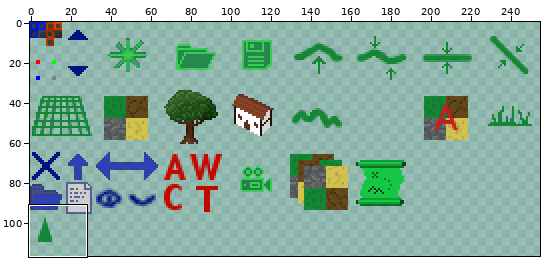
Sprite sheet, stored at data/gui.png. Above, an overview of the earlier version with the close-up marked.
Close-up. Before the edit:
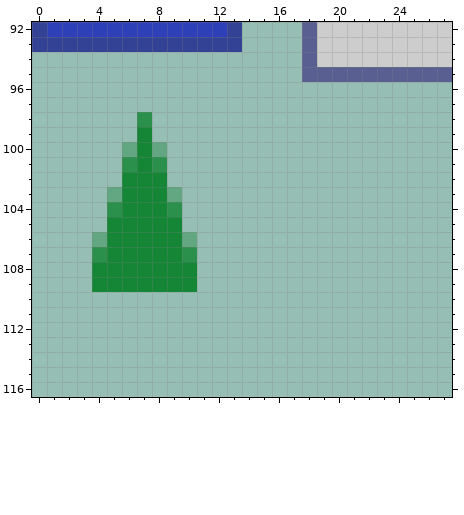
The file is 256x256 pixels. Pixels under 10% opacity are left out. Colours within 5 levels of each other are drawn and written as one. Shown: x 0..27, y 92..116. The wide view leaves out empty margins.
The same view after the edit:
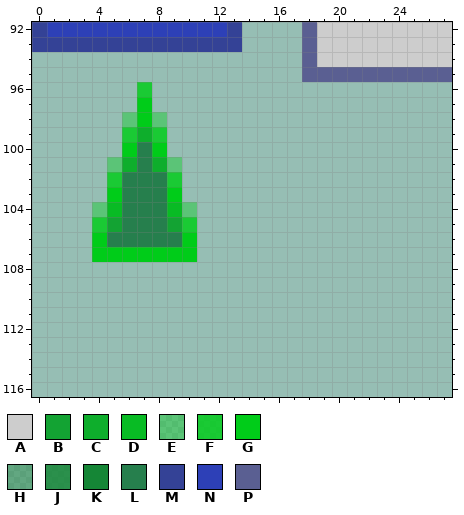
Palette (. is transparent): A #cdcdcd  B #13a333  C #0eae2c  D #08bb24  E #00cc1965  F #00cc19d3  G #00cc19  H #15863667  J #158636d3  K #158636  L #267f4d  M #344296  N #2d40b7  P #5a5f92
Message: Better map direction icon
The exact change:
Changed rows in their new state; - is an unchanged pixel.
first column x 4:
 96 ---F---
 97 ---G---
 98 --EGE--
 99 --FCF--
100 --GLG--
101 -ECLCE-
102 -FLLLF-
103 -GLLLG-
104 EDLLLDE
105 FBLLLBF
106 GLLLLLG
107 GGGGGGG
108 .......
109 .......
Where, in picture pixels (left, top, right, bottom), the same in both close-ups:
changed: (92, 82, 197, 292)
